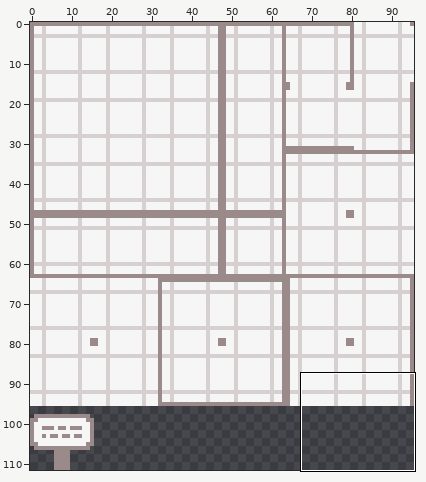
Two versions of one sprite sheet, Content/Tilesets/testRoom.png. The picture above shows the old version from afar; the outline marks the close-up.
Close-up. The starting point:
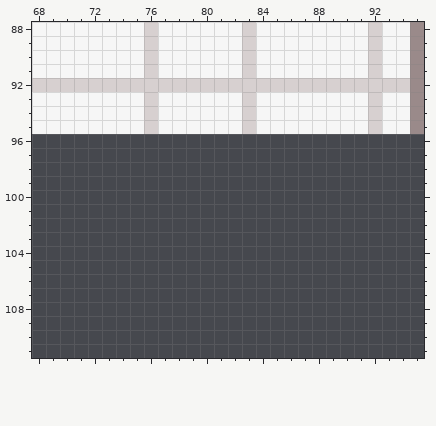
The file is 96x112 pixels. Shown: x 68..95, y 88..111.
After:
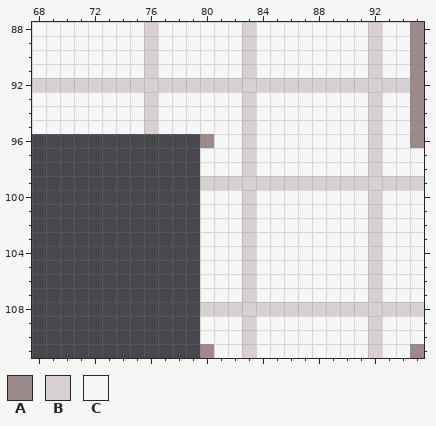
Palette (. is transparent): A #9a8a8a  B #d7d0d0  C #f6f6f6
The exact change:
y 96: x 80..95 ................ -> ACCBCCCCCCCCBCCA
y 97..98: x 80..95 ................ -> CCCBCCCCCCCCBCCC
y 99: x 80..95 ................ -> BBBBBBBBBBBBBBBB
y 100..107: x 80..95 ................ -> CCCBCCCCCCCCBCCC
y 108: x 80..95 ................ -> BBBBBBBBBBBBBBBB
y 109..110: x 80..95 ................ -> CCCBCCCCCCCCBCCC
y 111: x 80..95 ................ -> ACCBCCCCCCCCBCCA
Where, in picture pixels (left, top, right, bottom), the same in both close-ups:
added: (200, 134, 424, 358)
